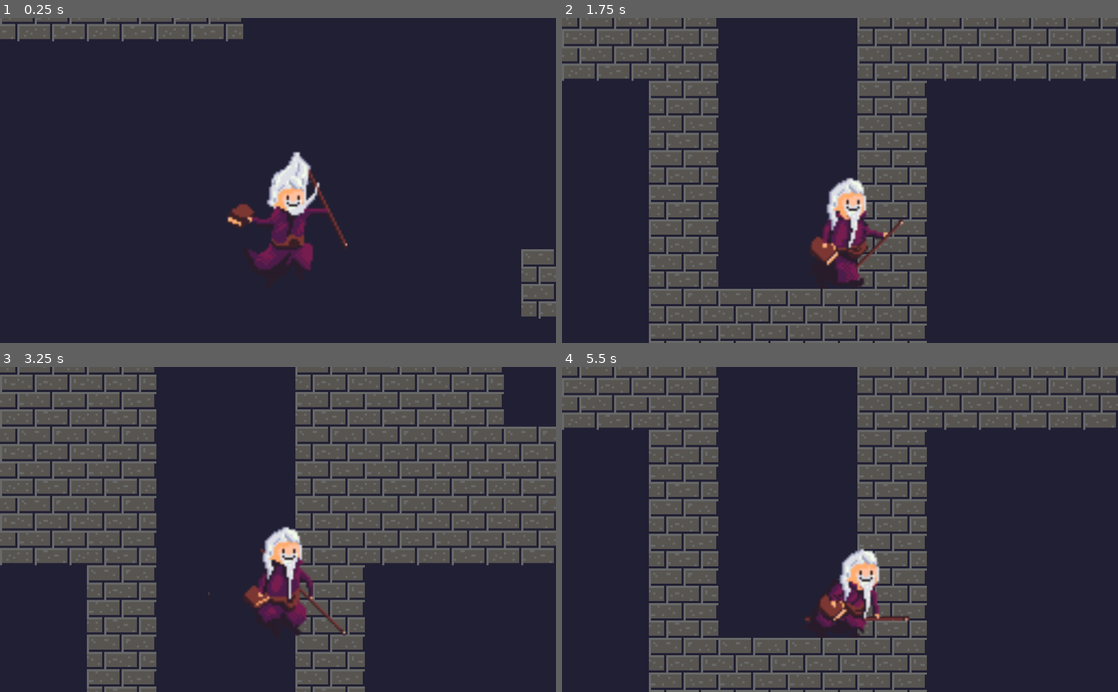
Above: before the commit, frames 1-4 (two rows, left to right).
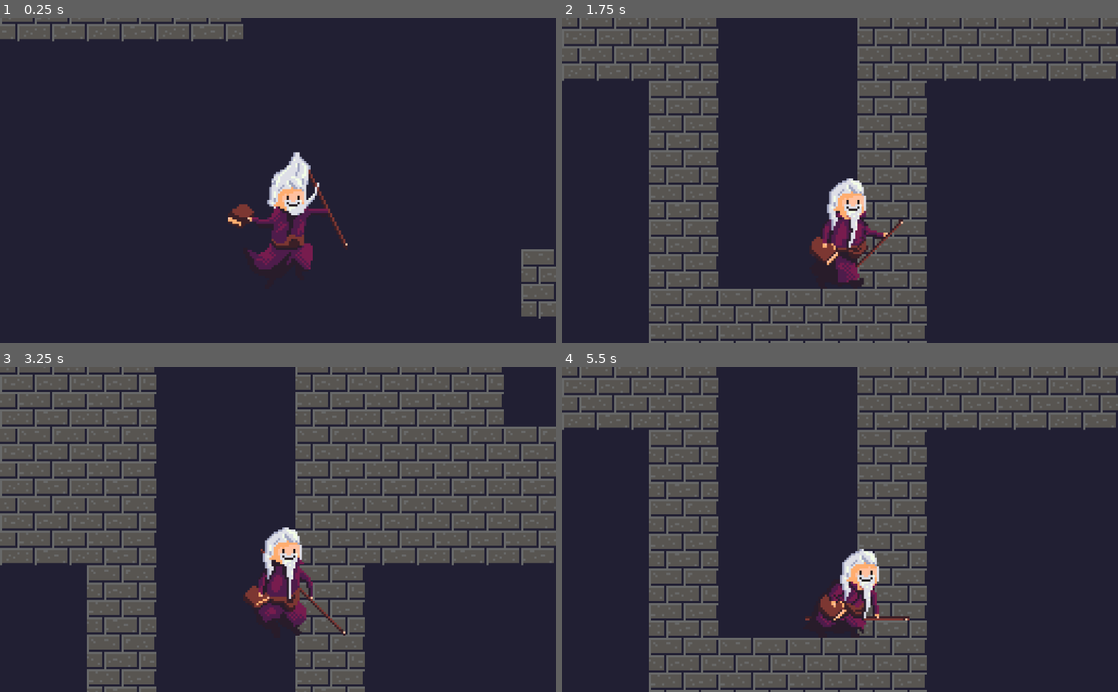
Above: after the commit, the same moments.

Repository: douwest/wizards
Game: Godot game, scene res://Prototype.tscn
Same seed, same stepped clock (60 frames per second), same inputs: the game is played once before the commit and once after it.
Inputs:
- Up to frame 1 (0.25 s): no input
- Up to frame 2 (1.75 s): hold S (crouch) 0.53-1.28 s; hold D (move_right) from 0.53 s (still down); tap Space (jump) at 0.77, 1.52 s; tap S (crouch) at 1.35 s
- Up to frame 3 (3.25 s): release D (move_right) at 2.03 s; hold A (move_left) 2.03-2.78 s; hold W (extend) 2.03-2.78 s; tap S (crouch) at 2.3, 2.85 s; hold D (move_right) from 2.78 s (still down); tap Space (jump) at 3.02 s
- Up to frame 4 (5.5 s): hold S (crouch) 3.53-4.28 s; tap Space (jump) at 3.77, 4.52 s; tap Enter at 4.25 s; release D (move_right) at 4.28 s; hold A (move_left) 4.28-5.03 s; tap W (extend) at 4.35 s; tap S (crouch) at 4.55 s; hold D (move_right) from 5.03 s (still down); hold S (crouch) from 5.03 s (still down)

The runs differ from the first frame. In frame 1, 0.4% of the frame differs, in the area x 40-63%, y 41-78%; in frame 2, 0.4%; in frame 3, 0.4%; in frame 4, 0.5%, in the area x 43-63%, y 55-83%.

Commit message:
cleaned up unused files

Diff:
--- a/Characters/Scenes/Character.tscn
+++ b/Characters/Scenes/Character.tscn
@@ -1,12 +1,12 @@
 [gd_scene load_steps=9 format=2]
 
-[ext_resource path="res://Characters/Sprites/Wizard Gramps crouch.png" type="Texture" id=1]
+[ext_resource path="res://Characters/Sprites/Wizard_1.png" type="Texture" id=1]
 [ext_resource path="res://Characters/Scripts/Character/Character.gd" type="Script" id=2]
 
 [sub_resource type="RectangleShape2D" id=1]
 extents = Vector2( 8, 24 )
 
-[sub_resource type="Animation" id=4]
+[sub_resource type="Animation" id=2]
 resource_name = "falling"
 tracks/0/type = "value"
 tracks/0/path = NodePath("Sprite:frame")
@@ -36,8 +36,7 @@
 "values": [ 12, 13 ]
 }
 
-[sub_resource type="Animation" id=3]
-resource_name = "idle_medium"
+[sub_resource type="Animation" id=4]
 loop = true
 tracks/0/type = "value"
 tracks/0/path = NodePath("Sprite:frame")
@@ -67,8 +66,7 @@
 "values": [ 11 ]
 }
 
-[sub_resource type="Animation" id=2]
-resource_name = "walk"
+[sub_resource type="Animation" id=6]
 length = 0.8
 loop = true
 tracks/0/type = "value"
@@ -104,8 +102,8 @@
 frame = 9
 
 [node name="AnimationPlayer" type="AnimationPlayer" parent="."]
-anims/falling = SubResource( 4 )
-anims/idle_low = SubResource( 6 )
-anims/idle_medium = SubResource( 3 )
+anims/falling = SubResource( 2 )
+anims/idle_low = SubResource( 3 )
+anims/idle_medium = SubResource( 4 )
 anims/jump = SubResource( 5 )
-anims/walk = SubResource( 2 )
+anims/walk = SubResource( 6 )
Not shown: 1 places in Characters/Scenes/Character.tscn that only renumber resources
Not shown, removed: Characters/Sprites/Wizard Gramps crouch.png.import
Binary file removed: Characters/Sprites/Wizard Gramps-Sheet.png
Not shown, removed: Characters/Sprites/Wizard Gramps-Sheet.png.import
Renamed: Characters/Sprites/Wizard Gramps crouch.png -> Characters/Sprites/Wizard_1.png
Not shown, changed: Characters/Sprites/Wizard_1.png.import
Binary file removed: icon.png
